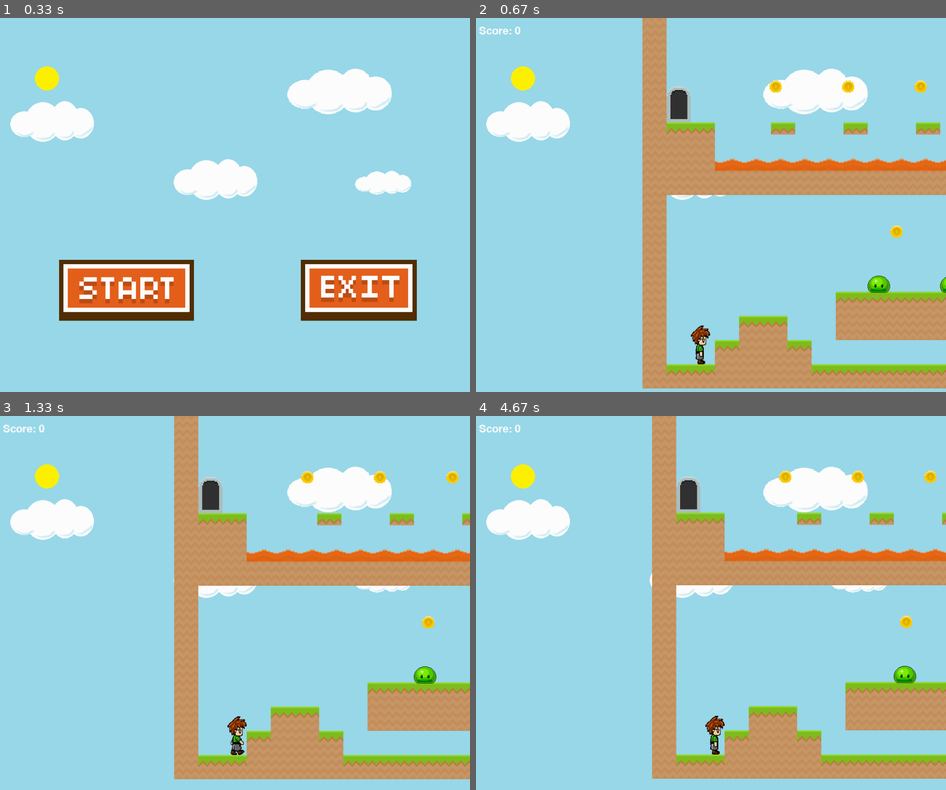
Above: before the commit, frames 1-4 (two rows, left to right).
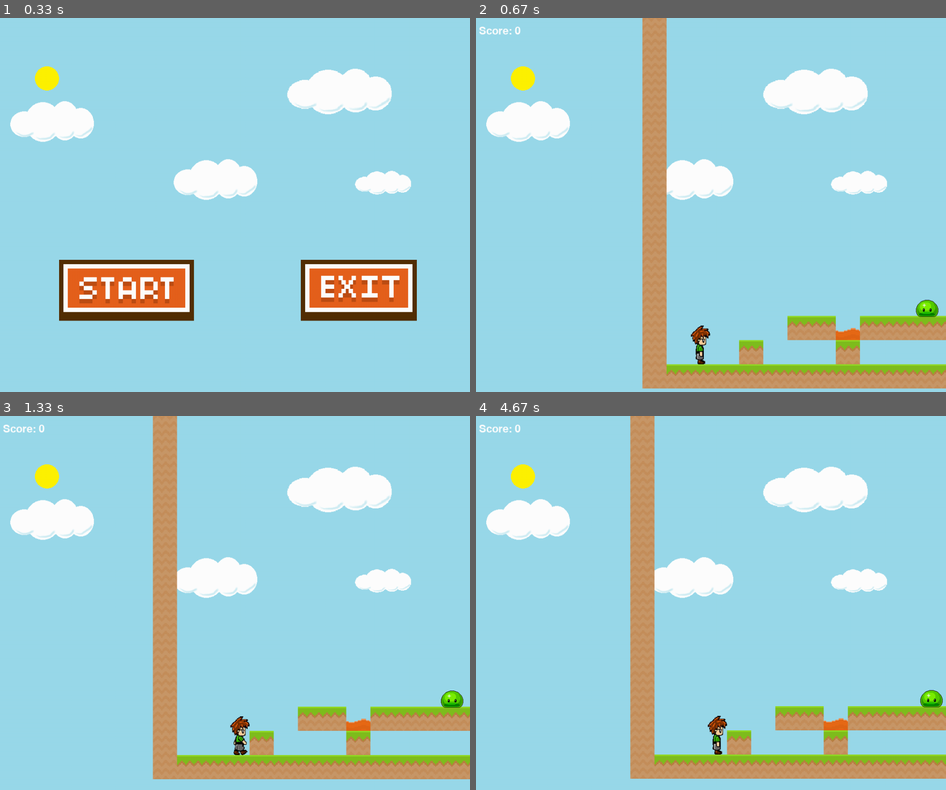
Above: after the commit, the same moments.

Repository: BHalpert/PyGamePlaformGame
Game: pygame game, started from main.py
Same seed, same stepped clock (60 frames per second), same inputs: the game is played once before the commit and once after it.
Inputs (mouse positions are in pixels of both pictures, inside the frame that each line leads up to):
- Up to frame 1 (0.33 s): no input
- Up to frame 2 (0.67 s): click (602, 291) at 0.38 s
- Up to frame 3 (1.33 s): hold Right 0.67-1.13 s; move the mouse to (230, 689) at 0.7 s; hold Right from 1.17 s (still down)
- Up to frame 4 (4.67 s): release Right at 1.63 s; hold Left 1.67-2.2 s; hold Right 2.67-3.3 s; hold Left 3.33-3.8 s; hold Right 3.83-4.3 s

Frame 1 is identical in both runs. In frame 2, 14% of the frame differs, in the area x 40-100%, y 16-96%; in frame 3, 22%, in the area x 32-100%, y 0-98%; in frame 4, 22%.

Commit message:
fixed visual errors with blob/enemy sprite groups and removed fullscreen ability due to visual errors

Diff:
--- a/main.py
+++ b/main.py
@@ -32,7 +32,7 @@
 tile_size = screen_width/20
 game_over = 0 # -1 = lost, 0 = nothing, 1 = won
 main_menu = True
-level = 4
+level = 0
 max_levels = 7
 score = 0
 
